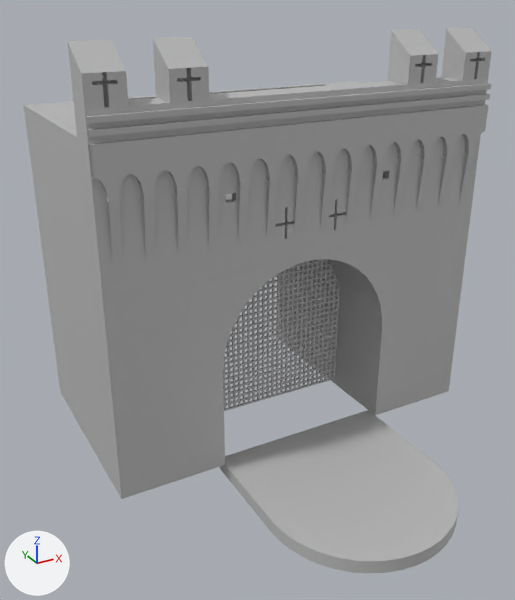
Before and after pictures for a commit that changed the FBX model project2/Unity/map/Assets/prefab/GateHouse.fbx.
Rendered twice from a camera (50 mm lens) standing at (10.5, -1.4, 21.8) and looking at (25.6, 26.2, 8.0). The axes (+X, +Y, +Z) are drawn at lower left. The lights are the same throughout. Where no turn or scale is listed for an object, it has been applied to the vertices. Vertices at the same position are counted once.
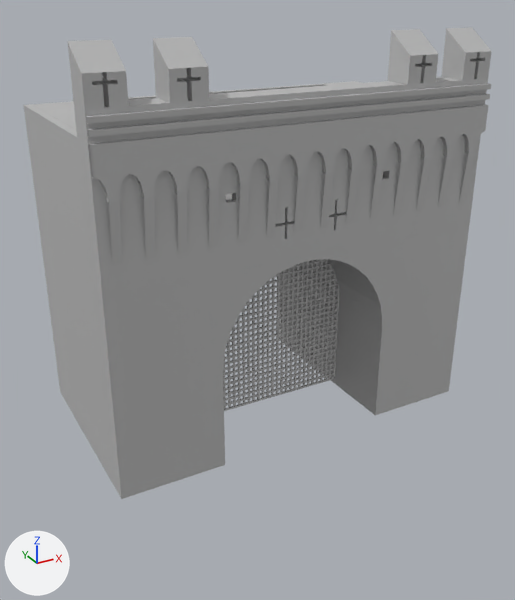
Changed parts and their boxes (x1, y1, x2, y2) in the pictures (515 x 600 px):
```json
{"object": "polySurface4", "change": "reshaped", "before": [86, 83, 491, 573], "after": [86, 83, 491, 265], "on screen": "63% shorter"}
{"part": 1, "of": "me_mesh_063", "change": "deleted", "before": [220, 410, 459, 573]}
```

Scene script edits in JSON lines:
```json
{"block": "me_mesh_063", "where": "me_mesh_063.from_pydata(...)  # 756 vertices, 736 faces; spans x -10.0..10.0, y -5.0..5.0, z -9.0..9.0"}
{"block": "me_mesh_063", "where": "# used by ob_polysurface4; location = (27.8, 20.65, 8.38)"}
{"block": "me_mesh_063", "change": "me_mesh_063 part 1: the loose piece of 92 vertices spanning x -4.6..4.6, y -5.0..5.0, z -9.0..-8.4 is deleted"}
```
